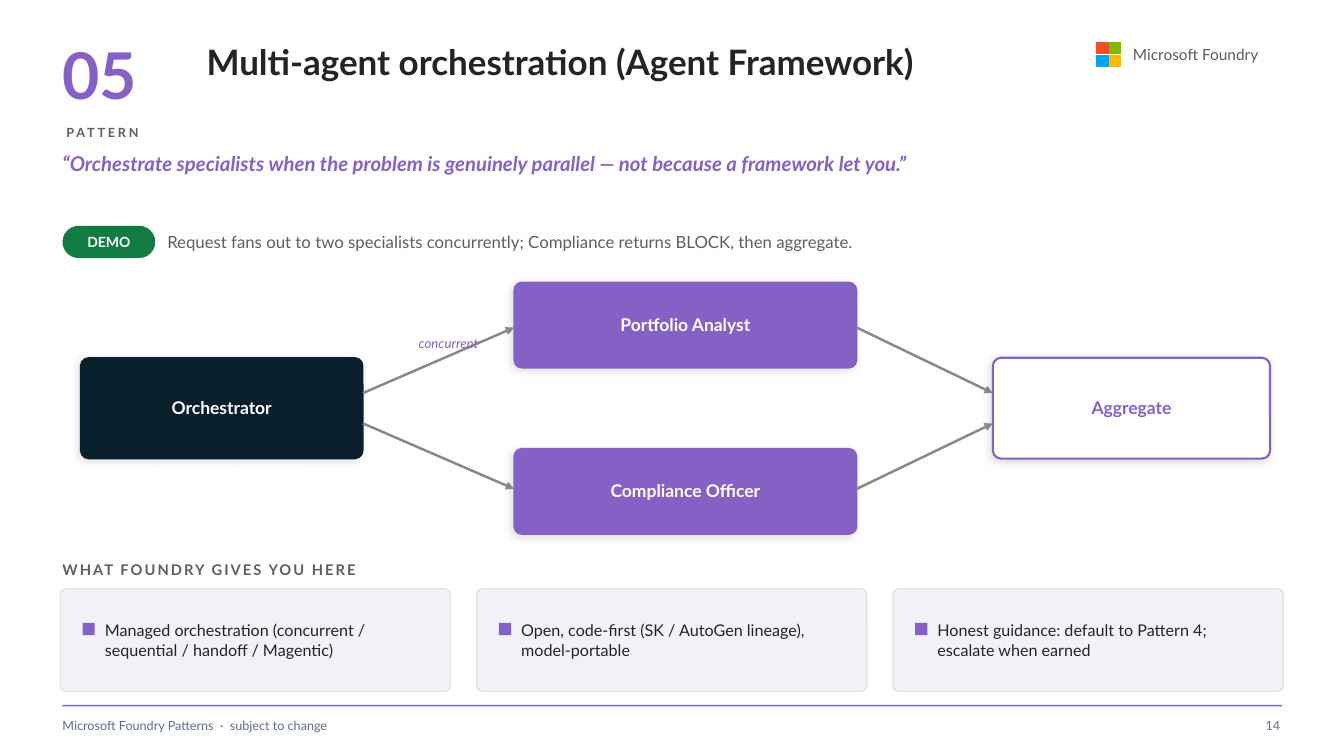
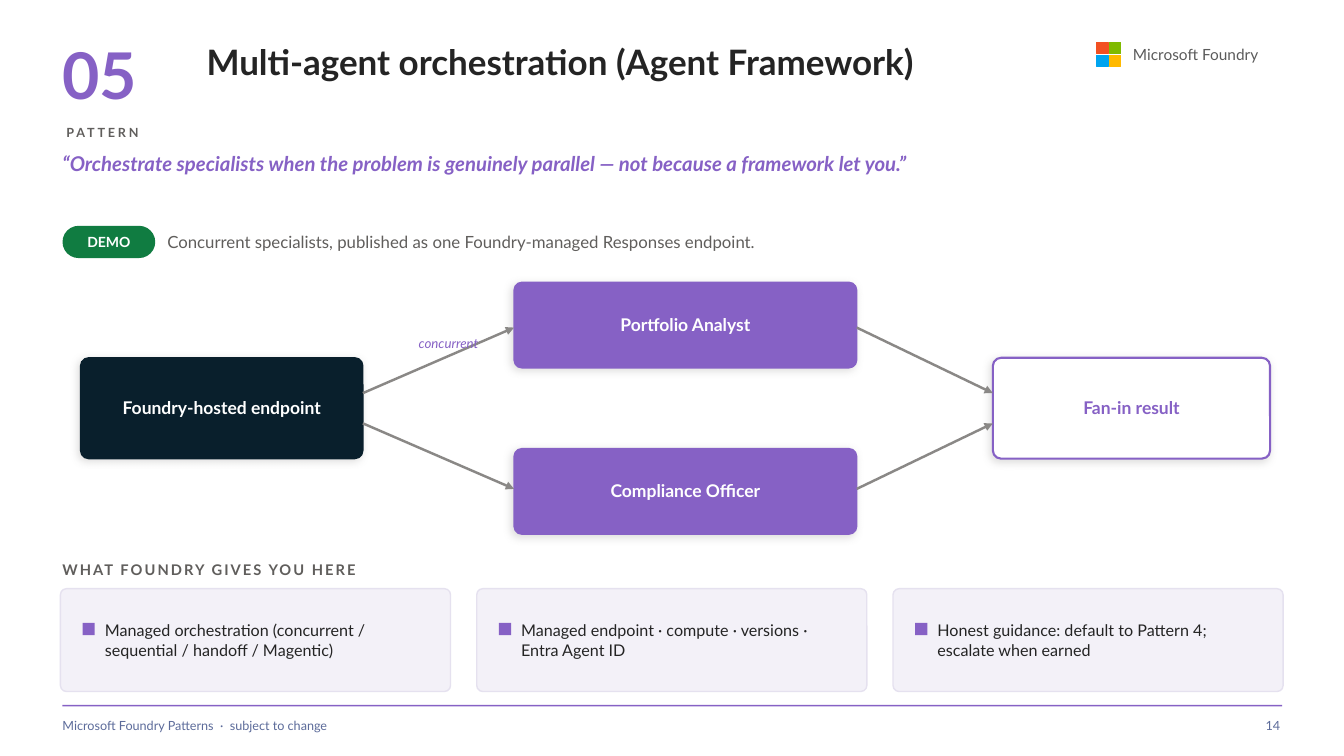
Before and after one commit to SridharArrabelly/foundry-pattern-library, a slide deck: slide 14 of foundry-patterns.pptx. Drawn at 1344x756 pixels with LibreOffice and Linux fonts; fonts in the diff are those of the drawing. Boxes give left, top, right and bottom in pixels: in the first picture for what was removed or moved away, otherwise in the second. Text is boxed around its words. In the diff, an @@ line names an element or a change of style, - is before the commit and + after.

```diff
--- a/foundry-patterns.pptx
+++ b/foundry-patterns.pptx
@@ text at (167,235,755,251): text changed @@
-Request fans out to two specialists concurrently; Compliance returns BLOCK, then aggregate.
+Concurrent specialists, published as one Foundry-managed Responses endpoint.
@@ text at (123,401,321,417): text changed @@
-Orchestrator
+Foundry-hosted endpoint
@@ text at (1083,401,1180,414): text changed @@
-Aggregate
+Fan-in result
@@ text at (521,624,799,659): text changed @@
-Open, code-first (SK / AutoGen lineage), model-portable
+Managed endpoint · compute · versions · Entra Agent ID
```
Also in this commit, not shown: 14 other slides changed, 49 other files.
